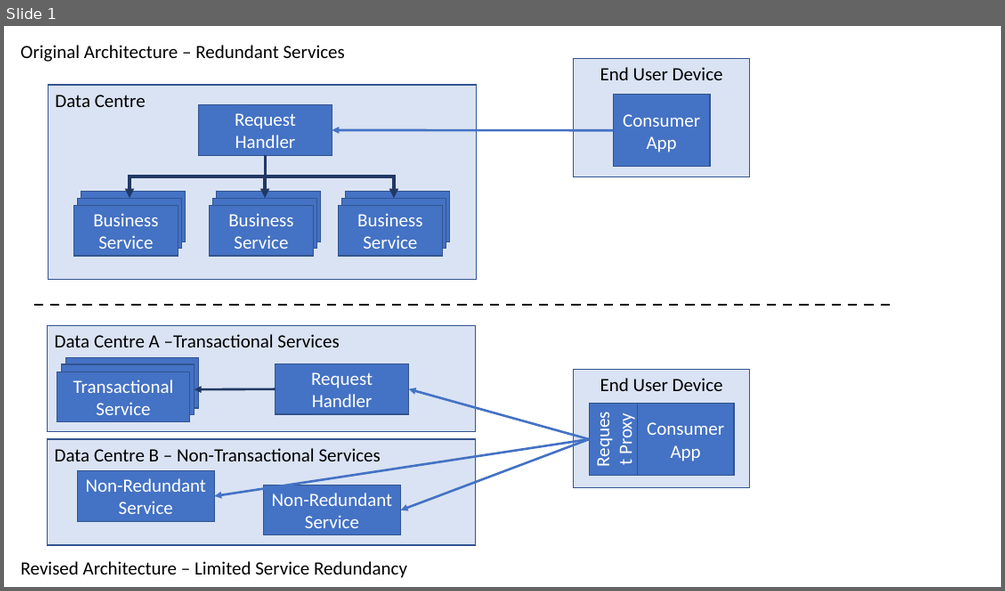
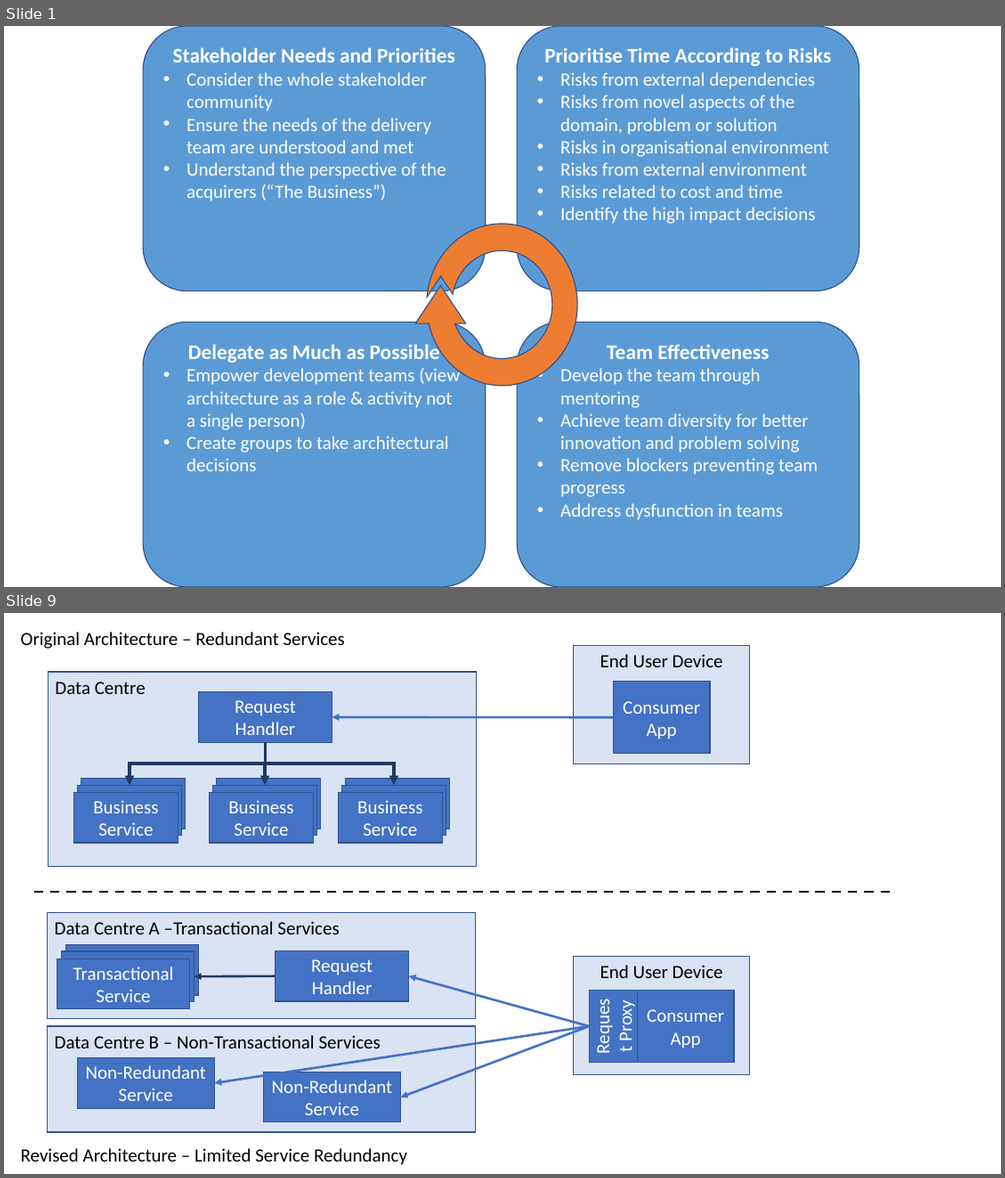
Before and after one commit to eoinwoods/phdthesis, a slide deck: Figures/Figure-Sources.pptx. Shown one above the other, each under a label of ours: slide 1 before the commit, slides 1 and 9 after it; the slides between them are not shown. The pictures are 1005x591 and 1005x1178 pixels, drawn with LibreOffice and Linux fonts; fonts in the diff are those of the drawing. Boxes give left, top, right and bottom in pixels: in the first picture for what was removed or moved away, otherwise in the second. Text is boxed around its words. In the diff, an @@ line names an element or a change of style, - is before the commit and + after.

Commit message:
Updates for PDF technical problems with fonts and graphics resolutio

```diff
--- a/Figures/Figure-Sources.pptx
+++ b/Figures/Figure-Sources.pptx
@@ slide 1 added at bbox=[4, 26, 1001, 587], background #FFFFFF @@
@@ freeform shape added at bbox=[415, 224, 577, 386], fill #ED7D31, outline #325491 1 pt @@
@@ group added at bbox=[143, 26, 859, 587]: 4 rounded rectangles @@
+Stakeholder Needs and Priorities
+• Consider the whole stakeholder community
+• Ensure the needs of the delivery team are understood and met
+• Understand the perspective of the acquirers (“The Business”)
+Prioritise Time According to Risks
+• Risks from external dependencies
+• Risks from novel aspects of the domain, problem or solution
+• Risks in organisational environment
+• Risks from external environment
+• Risks related to cost and time
+• Identify the high impact decisions
+Delegate as Much as Possible
+• Empower development teams (view architecture as a role & activity not a single person)
+• Create groups to take architectural decisions
+Team Effectiveness
+• Develop the team through mentoring
+• Achieve team diversity for better innovation and problem solving
+• Remove blockers preventing team progress
+• Address dysfunction in teams
@@ what was slide 1 is now slide 9 @@
```
Also in this commit, not shown: 7 other slides added, 10 other files.
